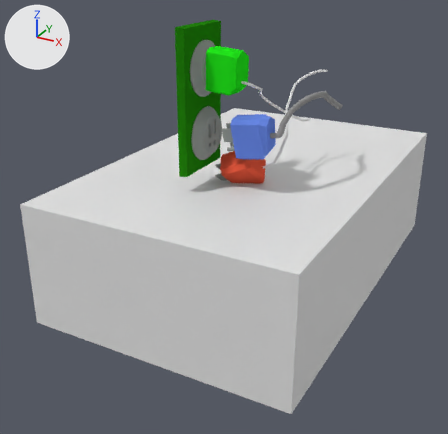
Before and after pictures for a commit that changed the Blender file Assets/Custom Assets/power_strip_with_plugs_r2.blend.
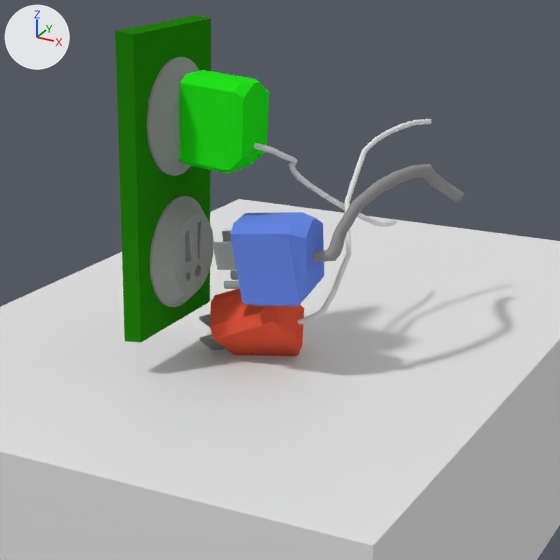
Each version is shown whole from a 50 mm camera at (4.91, -7.87, 3.3) aimed at (0.26, 0.59, -0.93), then close up on the part from 27% to 87% of the width and 3% to 65% of the height. Every picture has the same lights, and +X, +Y and +Z are marked at upper left. Both versions are drawn at frame 65 of the action 'Monitor IKAction.002'; the numbers are the values there.

The first close-up shows 'Cylinder', 'Desktop Plughead', 'Light Plug', 'Light Plughead', 'Monitor Plug', 'Monitor Plughead', 'Outlets', 'Outlets_Socket MOunt', 'ground'.
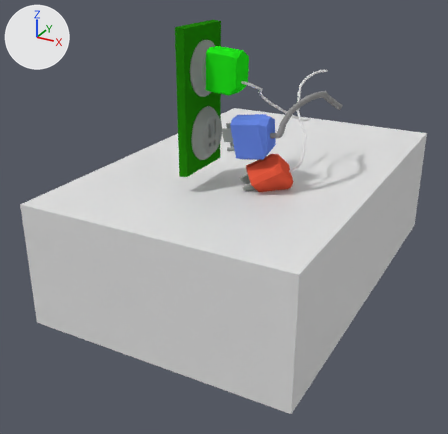
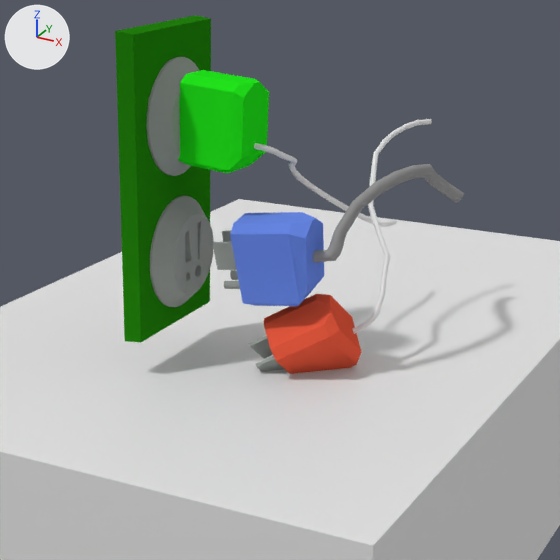
Pixel boxes [x1, y1, x2, y2] of what changed, in the close-ups (560 x 560 px):
'Monitor Plughead', reshaped
    before: [199, 289, 304, 356]
    after: [249, 294, 361, 374]
'Monitor Plug', reshaped (40% narrower)
    before: [298, 119, 432, 325]
    after: [352, 119, 432, 334]

Edits to the bpy script that builds the scene:
```text
Change me_cylinder_004:
    used by ob_monitor_plug; location = (-0.114, 0.833, 0.163); rotation_euler = (0.347, 0.224, 0.18), in degrees (20, 13, 10); scale = (0.0204, 0.0204, 0.0482)
    remove me_cylinder_004.from_pydata(...)  # 928 vertices, 898 faces; spans x 46.6..67.5, y -26.5..74.2, z 7.1..24.3
    add me_cylinder_004.from_pydata(...)  # 928 vertices, 898 faces; spans x 53.7..78.2, y -30.1..74.2, z 9.8..24.6
    me_cylinder_004 part 1: 898 of 928 vertices moved; they spanned x 46.6..67.5, y -26.5..73.1, z 7.1..24.3 and now span x 53.7..78.2, y -30.1..73.2, z 9.8..24.6; mean shift (14.5, -1.2, 1.8); largest move (47.2, -26.5, 7.6) -> (68.4, -30.1, 10.3)
Change me_cube_005:
    where me_cube_005.from_pydata(...)  # 168 vertices, 98 faces; spans x 0.85..3.13, y -3.63..-1.16, z -0.14..1.83
    used by ob_monitor_plughead; location = (-0.114, 0.833, 0.163); rotation_euler = (0.347, 0.224, 0.18), in degrees (20, 13, 10); scale = (0.359, 0.248, 0.406)
    me_cube_005 part 2: the whole mesh is multiplied about its middle by the matrix ((0.967, -0.174, -0.04), (0.368, 0.962, 0.156), (0.009, -0.062, 0.995)), then moved by (1.27, -0.55, 0.33)
```
